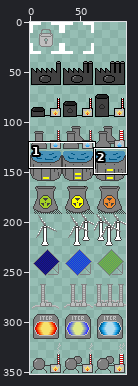
Edited in one commit: sprite sheet (web_src/assets/sprites/factories/factories.png). The first picture is a wide view before the edit; the outline marks the close-up.
Close-up. First the earlier version:
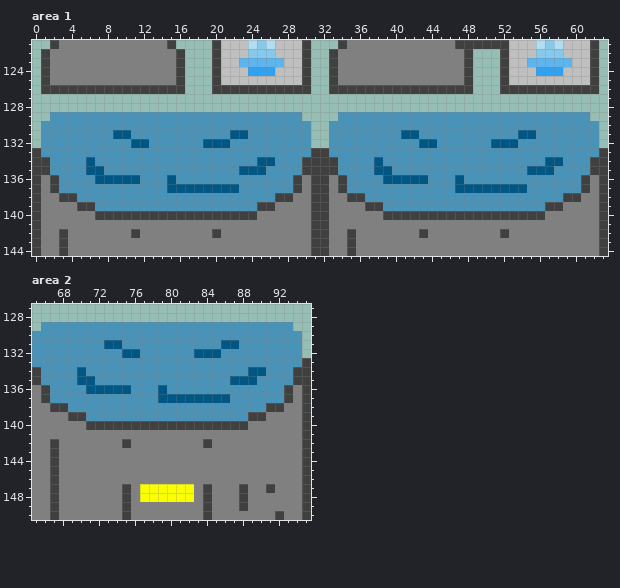
The file is 96x352 pixels. Colours within 5 levels of each other are drawn and written as one. Shown: area 1: x 0..63, y 121..144; area 2: x 65..95, y 127..150.
The result:
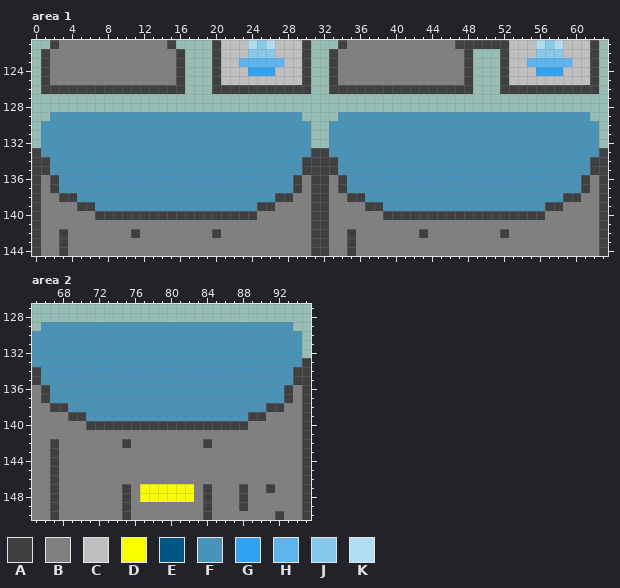
Palette (. is transparent): A #404040  B #808080  C #bfbfbf  D #faff00  E #005784  F #4992b8  G #31a2f2  H #5eb5ee  J #87c9ea  K #b2dcef
From the commit log: ajout de l'animation de la centrale hydraulique
Edits made:
Changed rows in their new state; - is an unchanged pixel.
Area 1:
first column x 6:
131 ---FF-----------FF-----------------FF-----------FF---
132 -----FF------FFF---------------------FF------FFF-----
134 F------------------FF-----------F------------------FF
135 FF---------------FFF------------FF---------------FFF-
136 -FFFFF---F-----------------------FFFFF---F-----------
137 ---------FFFFFFFF------------------------FFFFFFFF----
Area 2:
first column x 70:
131 ---FF-----------FF---
132 -----FF------FFF-----
134 F------------------FF
135 FF---------------FFF-
136 -FFFFF---F-----------
137 ---------FFFFFFFF----
Changed places in both close-ups, as pixel boxes (x1, y1, x2, y2):
changed: (86, 130, 149, 184)
changed: (167, 130, 275, 193)
changed: (374, 130, 563, 193)
changed: (77, 340, 266, 403)
